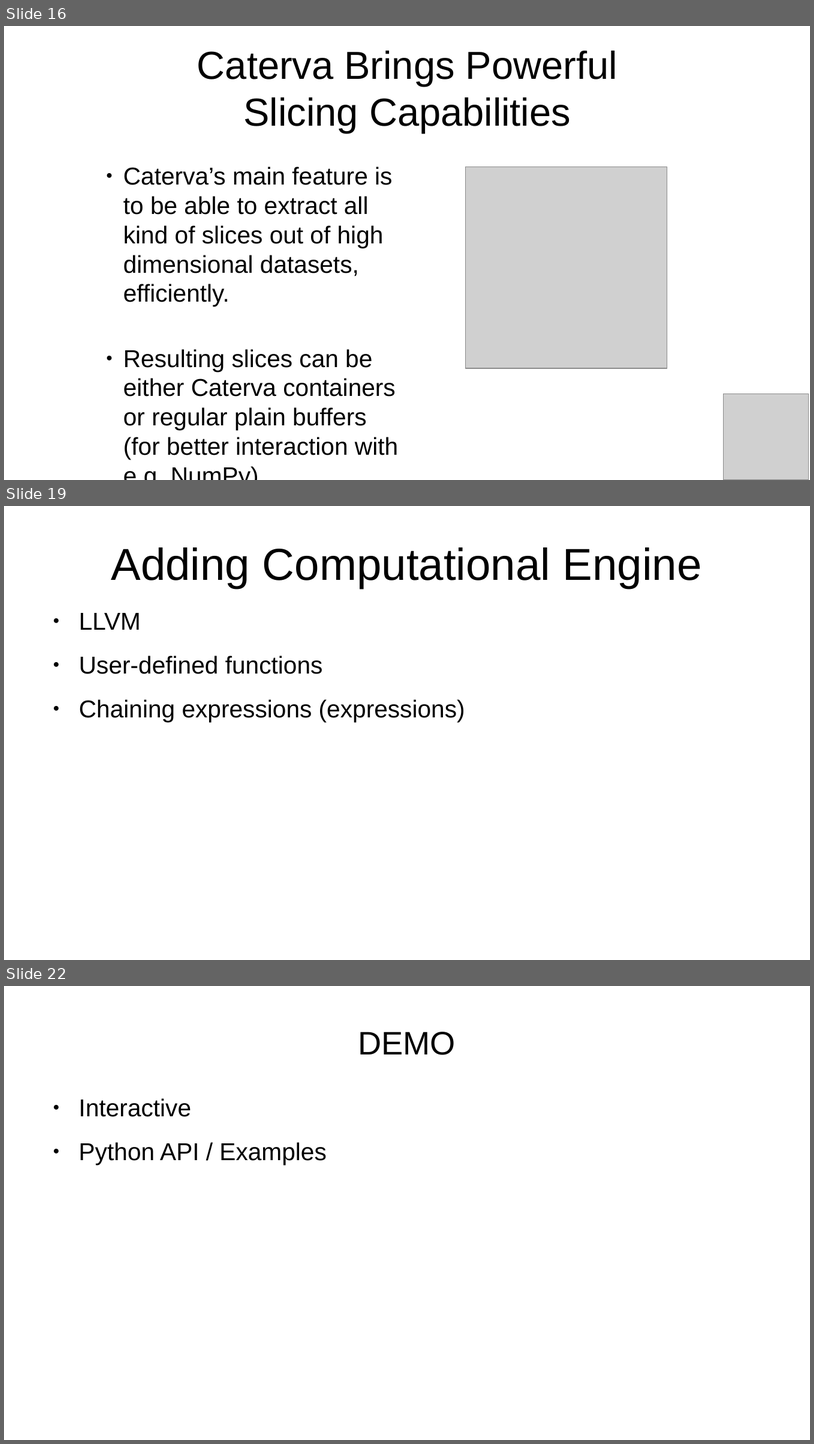
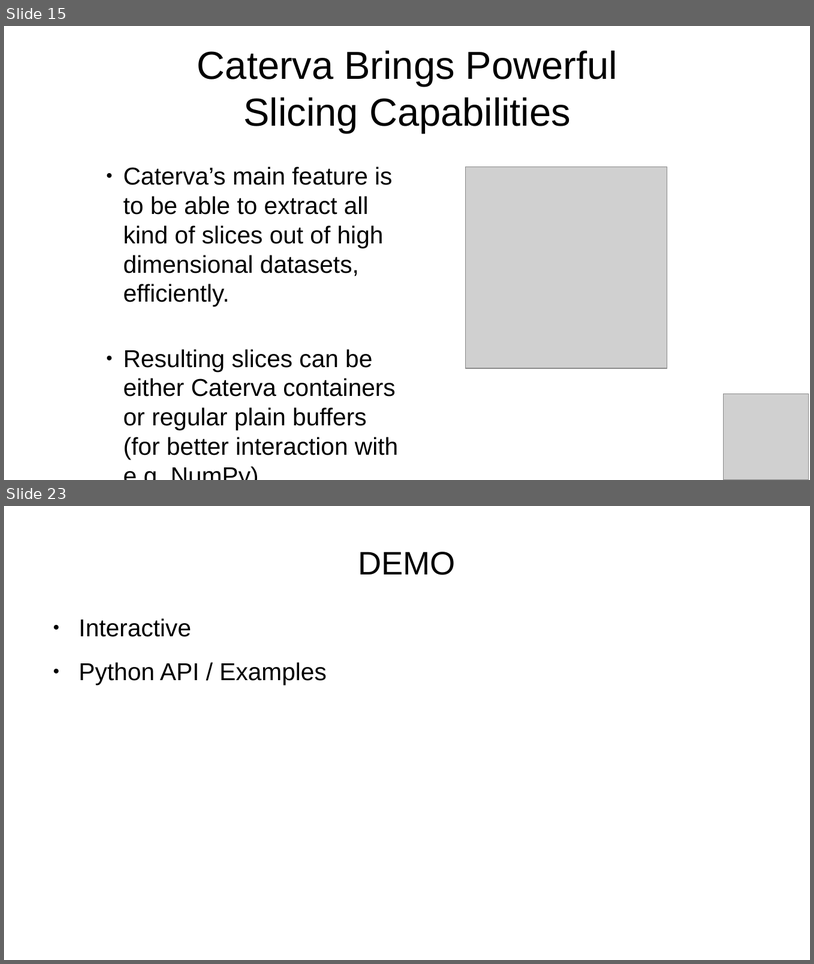
Before and after one commit to inaos/iron-array, a slide deck: decks/pyDataNyc2019.odp. Shown one above the other, each under a label of ours: slides 16, 19 and 22 before the commit, slides 15 and 23 after it; the slides between them are not shown. The pictures are 814x1444 and 814x964 pixels, drawn with LibreOffice and Linux fonts; fonts in the diff are those of the drawing; grey boxes stand for pictures. Boxes give left, top, right and bottom in pixels: in the first picture for what was removed or moved away, otherwise in the second. Text is boxed around its words. In the diff, an @@ line names an element or a change of style, - is before the commit and + after.

```diff
--- a/decks/pyDataNyc2019.odp
+++ b/decks/pyDataNyc2019.odp
@@ slide 19 removed at bbox=[4, 506, 810, 960], background #FFFFFF @@
@@ title removed at bbox=[111, 547, 702, 588] @@
-Adding Computational Engine
@@ text removed at bbox=[79, 613, 465, 722] @@
-● LLVM
-● User-defined functions
-● Chaining expressions (expressions)
@@ what was slide 16 is now slide 15 @@
@@ what was slide 22 is now slide 23 @@
```
Also in this commit, not shown: 3 slides changed, 4 slides added, 2 other slides removed, 6 other files.
